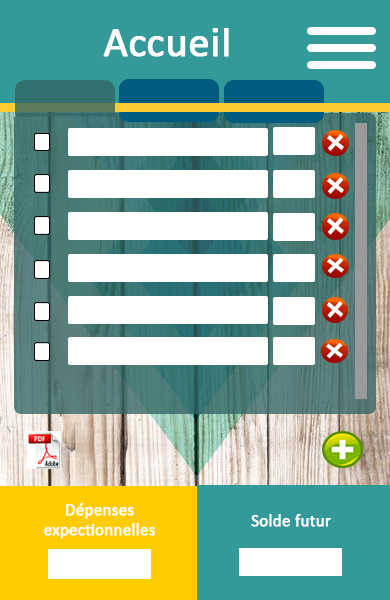
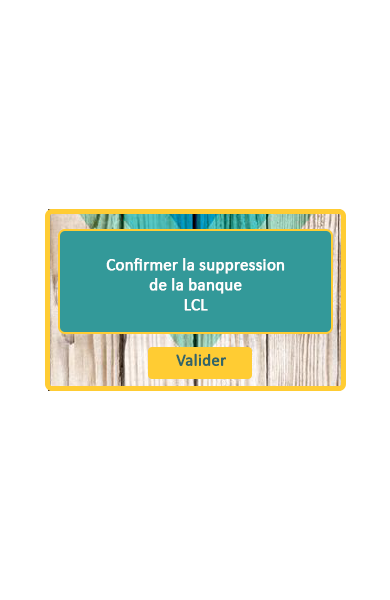
Layered file, before and after one edit (390x600). Changes by layer:
showed group "suppression montant" (4 layers) over (x1=58, y1=229, x2=333, y2=379)
showed group "cadre pop-up" (1 layers) over (x1=45, y1=209, x2=346, y2=391)
hid group "Home Page" (32 layers) over (x1=0, y1=0, x2=390, y2=600)
moved "bouton supprimer" (5th of 5, in "Home Page" › "body" › "tableau") into group "tableau" over (x1=321, y1=173, x2=349, y2=363)
painted on "cercle" (5th of 5, in "Home Page" › "body" › "tableau" › "bouton_supprimer.png32") over (x1=322, y1=132, x2=349, y2=156)
hid "Arrière-plan Home-Page copie" over (x1=0, y1=0, x2=390, y2=600)
